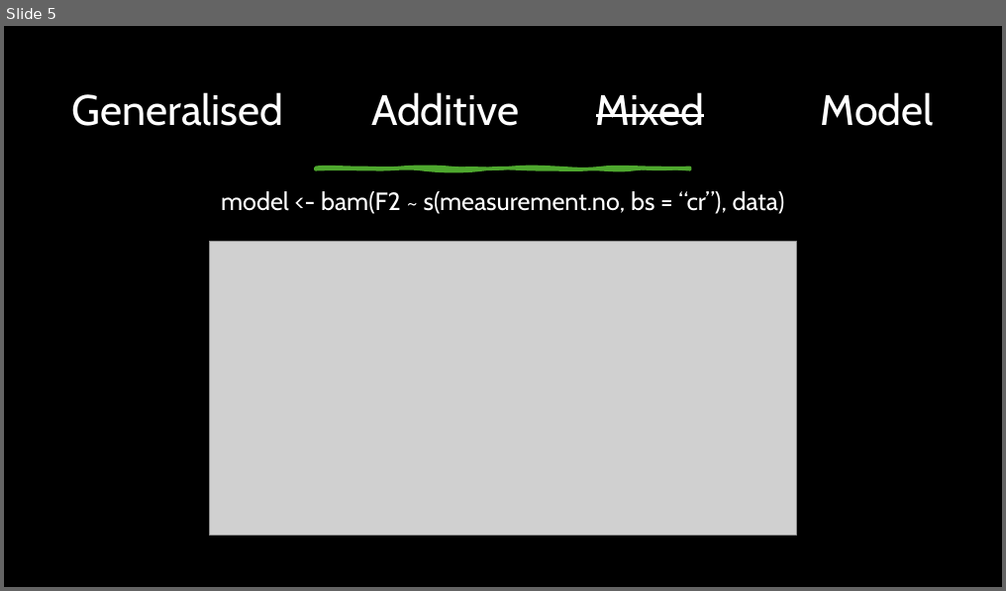
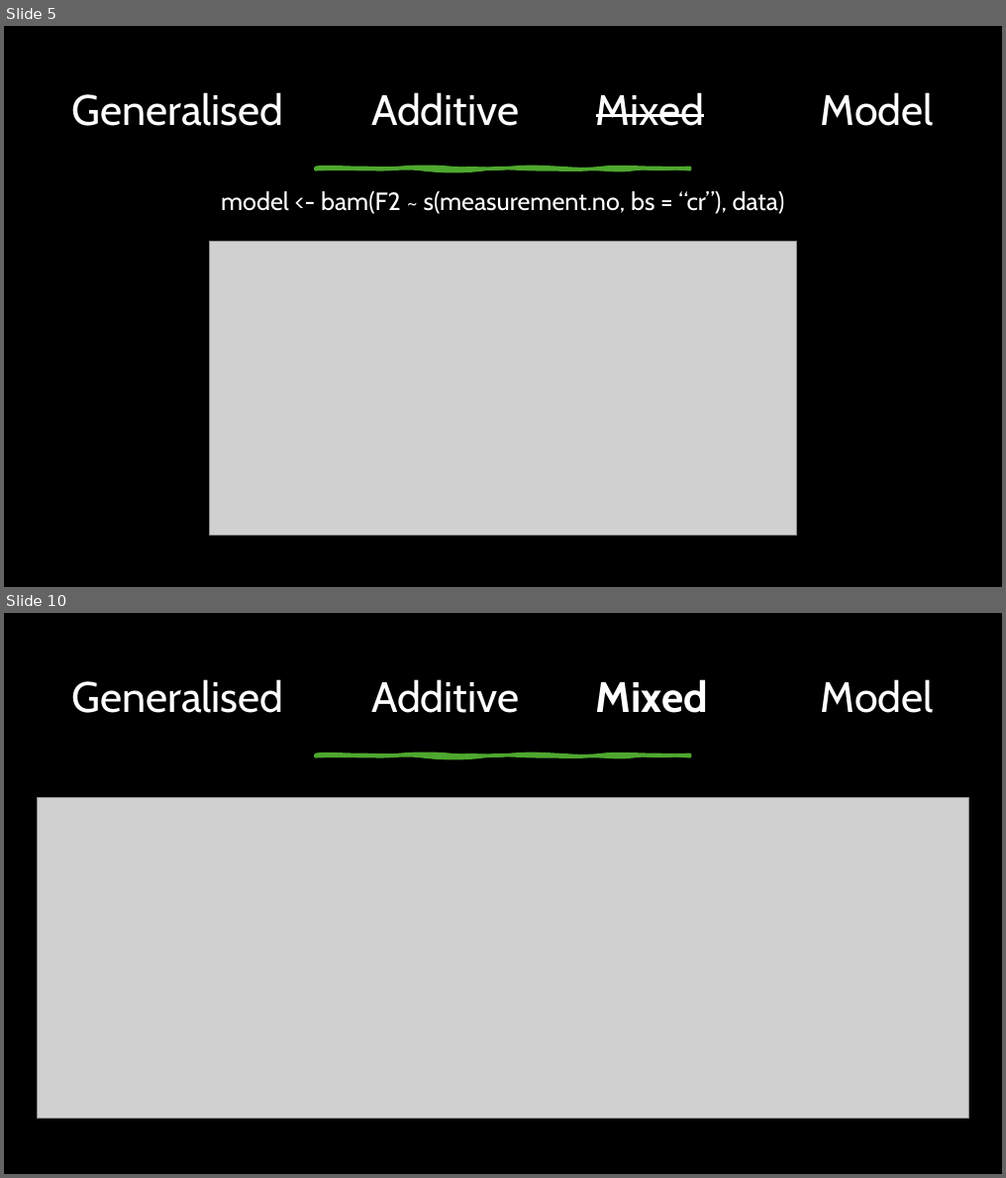
Before and after one commit to caitlin91/GAMMsforLVC, a slide deck: GAMMs for LVC.pptx. Shown one above the other, each under a label of ours: slide 5 before the commit, slides 5 and 10 after it; the slides between them are not shown. The pictures are 1006x591 and 1006x1178 pixels, drawn with LibreOffice and Linux fonts; fonts in the diff are those of the drawing; grey boxes stand for pictures. Boxes give left, top, right and bottom in pixels: in the first picture for what was removed or moved away, otherwise in the second. Text is boxed around its words. In the diff, an @@ line names an element or a change of style, - is before the commit and + after.

```diff
--- a/GAMMs for LVC.pptx
+++ b/GAMMs for LVC.pptx
@@ slide 10 added at (4, 613, 1002, 1174), background #000000 @@
@@ title added at (72, 679, 934, 713), 41 pt, text #FFFFFF @@
+Generalised Additive Mixed Model
@@ freeform shape added at (316, 756, 690, 757), fill #4EA72E, outline #4EA72E 3.25 pt @@
@@ picture added at (37, 798, 968, 1118) @@
```
Also in this commit, not shown: 1 slide changed, 4 other slides added.
